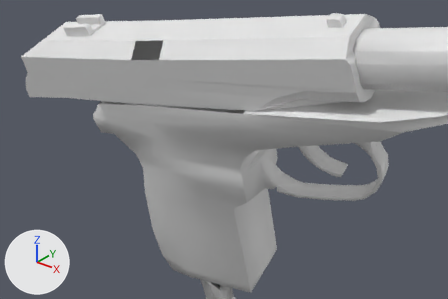
A saved change to the OBJ model Vertex_Animation_Compiler/Assets/Makarov_Pistol_Reload174.obj.
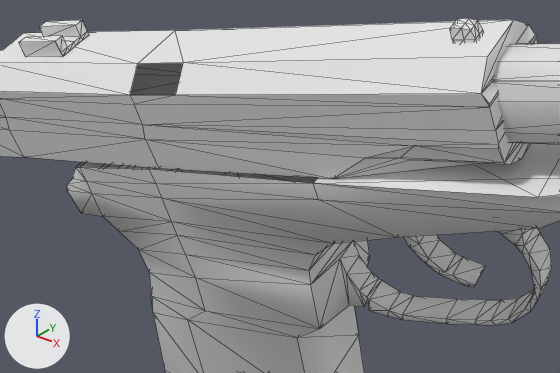
Each version appears first from a camera (50 mm lens) standing at (0.4888, -0.2752, 0.0118) and looking at (0.3702, -0.127, -0.0801), and next in a close-up on the part from 12% to 88% of the width and 1% to 77% of the height. Lighting does not change. The marker at lower left points along +X, +Y and +Z. The close-ups show mesh edges as thin lines. Where no turn or scale is listed for an object, it has been applied to the vertices.

In view in the first close-up: 'Rest_of_the_gun_Sphere', 'Top_Slider_Sphere.001'.
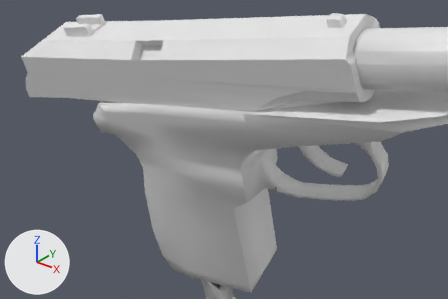
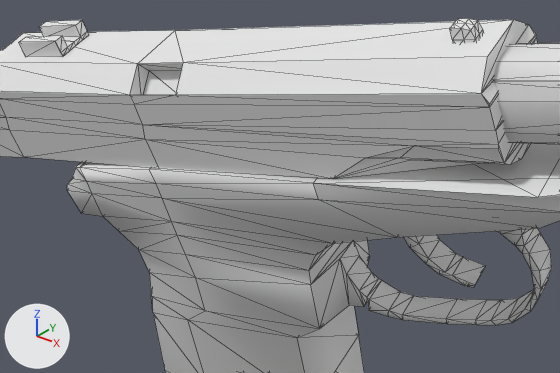
Boxes (x1, y1, x2, y2) around the edits, measured in the close-ups (560 x 373 px):
part 1 of me_rest_of_the_gun_sphere, added: after (76, 162, 317, 183)
part 2 of me_top_slider_sphere_001, added: after (130, 63, 183, 95)

Patch to the scene script:
```diff
--- a/Vertex_Animation_Compiler/Assets/Makarov_Pistol_Reload174.obj.py
+++ b/Vertex_Animation_Compiler/Assets/Makarov_Pistol_Reload174.obj.py
@@ me_rest_of_the_gun_sphere @@
 me_rest_of_the_gun_sphere.from_pydata(...)  # 272 vertices, 519 faces; spans x 0.3115..0.4584, y -0.1387..-0.083, z -0.1592..-0.0258
 # used by ob_rest_of_the_gun_sphere; location = (0.0, 0.0, 0.0)
 # verts and faces of me_rest_of_the_gun_sphere; kept vertices keep their numbers, new ones are numbered from 272
 # before: 164 (0.3789, -0.109, -0.0547), 166 (0.3206, -0.1387, -0.0722) at pixel (75, 167), 175 (0.322, -0.1386, -0.0719) at pixel (79, 167), 178 (0.3824, -0.1329, -0.0619) at pixel (313, 183), 179 (0.3424, -0.1369, -0.0678) at pixel (149, 169)
 # before: 180 (0.3185, -0.1147, -0.0647), 181 (0.3389, -0.113, -0.0606), 183 (0.3171, -0.1148, -0.065)
+# me_rest_of_the_gun_sphere part 1
+faces += [(164, 181, 179), (175, 179, 181), (166, 175, 183), (164, 179, 178), (175, 181, 180), (175, 180, 183)]
@@ me_top_slider_sphere_001 @@
 me_top_slider_sphere_001.from_pydata(...)  # 127 vertices, 227 faces; spans x 0.2789..0.4183, y -0.1467..-0.1085, z -0.0778..-0.0287
 # used by ob_top_slider_sphere_001; location = (0.0, 0.0, 0.0)
 # verts and faces of me_top_slider_sphere_001; kept vertices keep their numbers, new ones are numbered from 127
 # before: 65 (0.3543, -0.14, -0.0485) at pixel (175, 95), 68 (0.3428, -0.1413, -0.0505) at pixel (129, 95), 76 (0.3531, -0.1363, -0.0431) at pixel (183, 62), 77 (0.3415, -0.1375, -0.0451) at pixel (137, 63)
+# me_top_slider_sphere_001 part 2
+for new, old in zip([127, 128, 129], [65, 68, 76]): verts[new] = verts[old] + (0.0, 0.003, -0.0021)
+verts[130] = (0.3416, -0.1345, -0.0472)  # pixel (149, 70)
+faces += [(65, 128, 68), (127, 129, 130), (76, 77, 129), (65, 129, 127), (77, 128, 130), (65, 127, 128)]
+faces += [(127, 130, 128), (77, 130, 129), (65, 76, 129), (68, 128, 77)]
```
